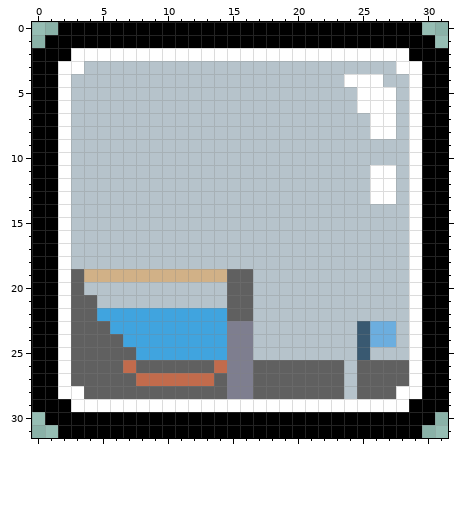
Two states of a pixel-art file, assets/levels/minimap/laser_signal.aseprite. That is the earlier state.
32x32 pixels, 1 frame.
New version:
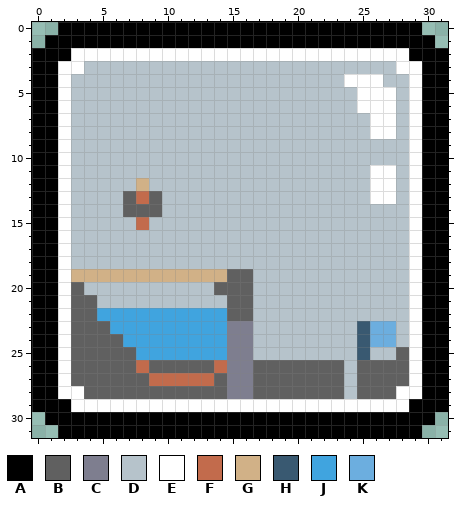
Palette (. is transparent): A #000000  B #606060  C #7e7e8f  D #b6c3cb  E #ffffff  F #c26b4c  G #d1b187  H #395971  J #40a4df  K #6caedf
Difference:
{"y":12,"x":8,"old":"D","new":"G"}
{"y":13,"x":7,"old":"DDD","new":"BFB"}
{"y":14,"x":7,"old":"DDD","new":"BBB"}
{"y":15,"x":8,"old":"D","new":"F"}
{"y":19,"x":3,"old":"B","new":"G"}
{"y":20,"x":14,"old":"D","new":"B"}
{"y":25,"x":28,"old":"D","new":"B"}
{"y":26,"x":7,"old":"FB","new":"BF"}
{"y":27,"x":8,"old":"F","new":"B"}
{"label":"changed","picture_box":[71,178,162,282]}
{"label":"changed","picture_box":[214,282,227,295]}
{"label":"changed","picture_box":[396,347,409,360]}
{"label":"changed","picture_box":[123,360,149,386]}
